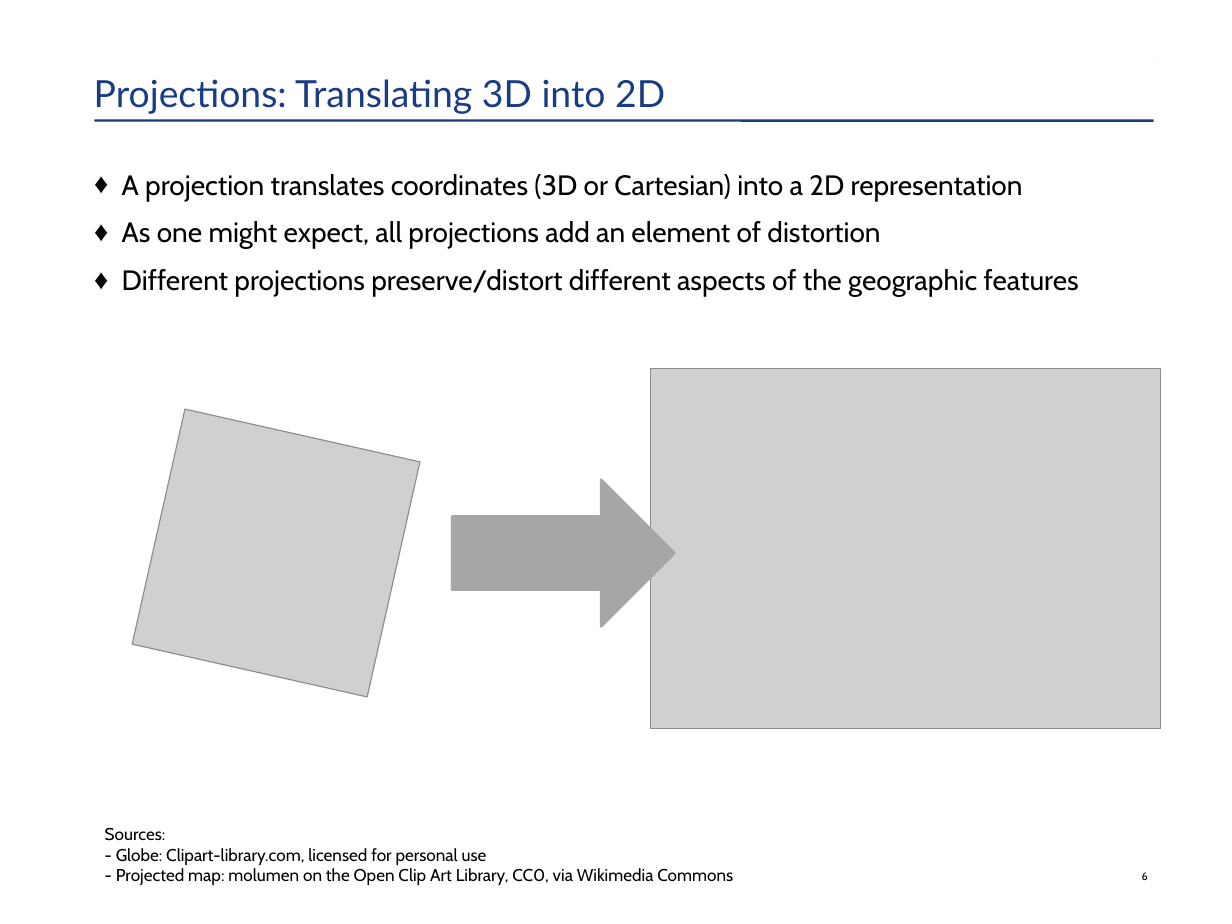
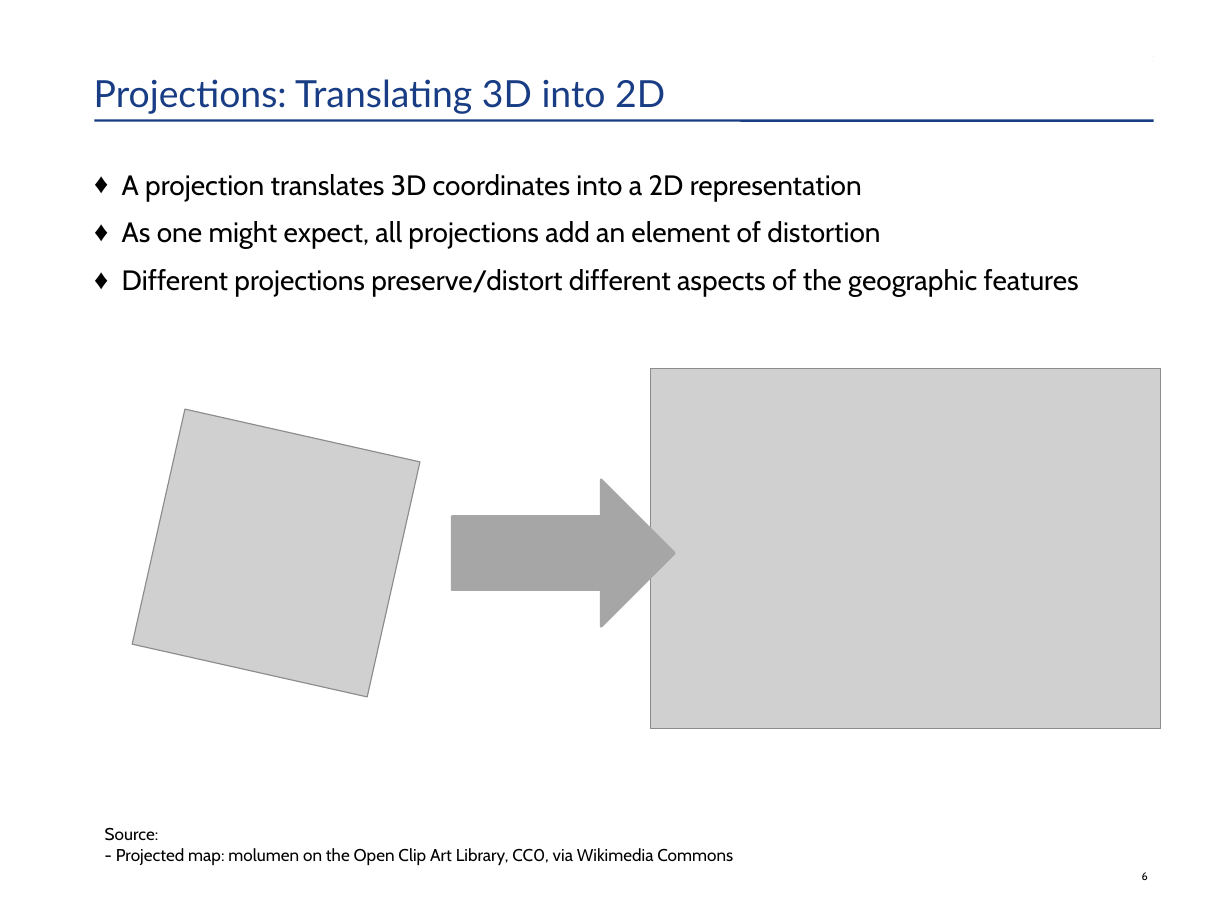
Before and after one commit to HKuz/Geospatial_Overview, a slide deck: slide 7 of BOS-PY_Presentation/OverviewOfUsingGeospatialDataInPython.pptx. Drawn at 1232x924 pixels with LibreOffice and Linux fonts; fonts in the diff are those of the drawing; grey boxes stand for pictures. Boxes give left, top, right and bottom in pixels: in the first picture for what was removed or moved away, otherwise in the second. Text is boxed around its words. In the diff, an @@ line names an element or a change of style, - is before the commit and + after.

```diff
--- a/BOS-PY_Presentation/OverviewOfUsingGeospatialDataInPython.pptx
+++ b/BOS-PY_Presentation/OverviewOfUsingGeospatialDataInPython.pptx
@@ text at [122,174,862,201]: text changed @@
-    ♦ A projection translates coordinates (3D or Cartesian) into a 2D representation
+    ♦ A projection translates 3D coordinates into a 2D representation
@@ text at [105,827,733,865]: text changed @@
-Sources:
-- Globe: Clipart-library.com, licensed for personal use
-- Projected map: molumen on the Open Clip Art Library, CC0, via Wikimedia Commons
+Source:
+- Projected map: molumen on the Open Clip Art Library, CC0, via Wikimedia Commons
```
Also in this commit, not shown: 7 other slides changed, 7 slides removed, 16 other files.
